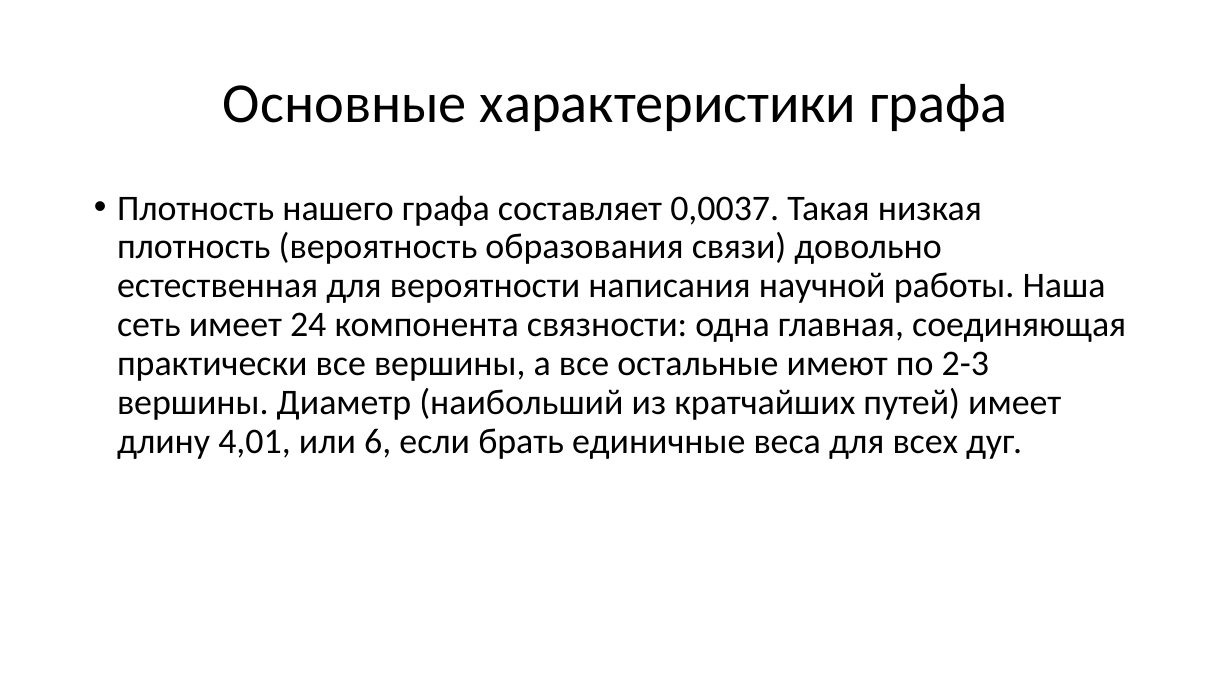
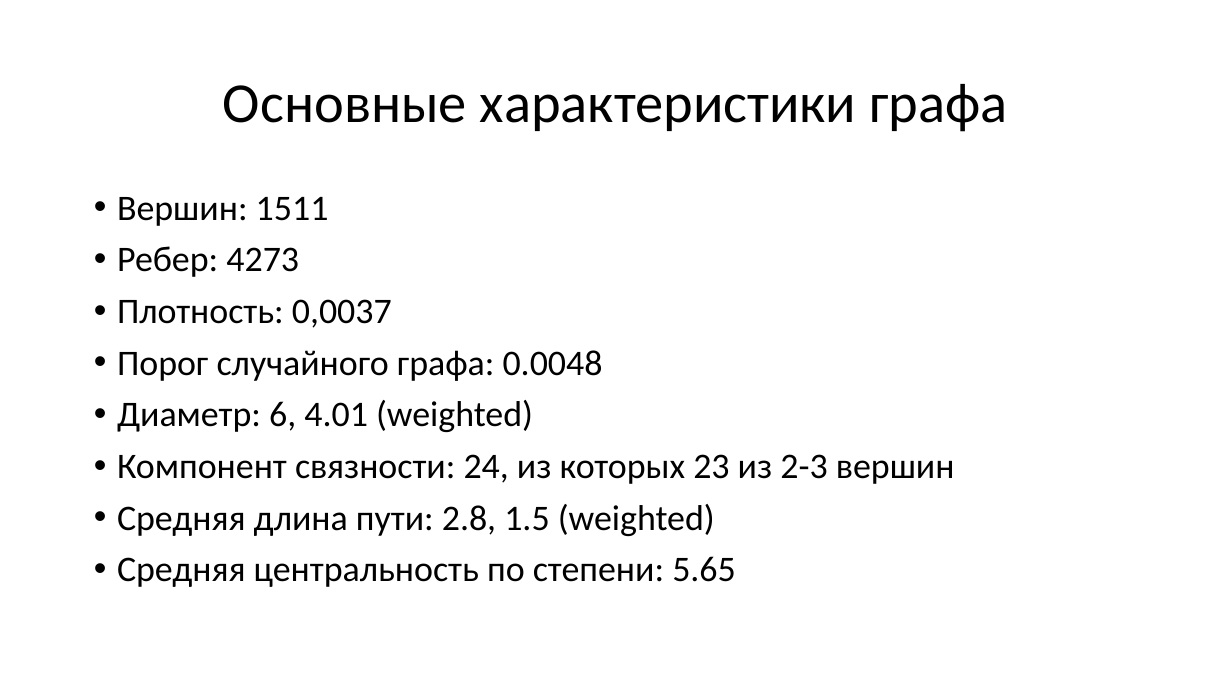
Before and after one commit to justniks/RProjects_EF, a slide deck: slide 5 of Networks/Issledovanie_nauchnogo_sotrudnichestva_v_Novoy_Zelandii.pptx (slide 6 before the commit). Drawn at 1232x693 pixels with LibreOffice and Linux fonts; fonts in the diff are those of the drawing. Boxes give left, top, right and bottom in pixels: in the first picture for what was removed or moved away, otherwise in the second. Text is boxed around its words. In the diff, an @@ line names an element or a change of style, - is before the commit and + after.

```diff
--- a/Networks/Issledovanie_nauchnogo_sotrudnichestva_v_Novoy_Zelandii.pptx
+++ b/Networks/Issledovanie_nauchnogo_sotrudnichestva_v_Novoy_Zelandii.pptx
@@ text at bbox=[117, 197, 955, 587]: text changed @@
-• Плотность нашего графа составляет 0,0037. Такая низкая плотность (вероятность образования связи) довольно естественная для вероятности написания научной работы. Наша сеть имеет 24 компонента связности: одна главная, соединяющая практически все вершины, а все остальные имеют по 2-3 вершины. Диаметр (наибольший из кратчайших путей) имеет длину 4,01, или 6, если брать единичные веса для всех дуг.
+• Вершин: 1511
+• Ребер: 4273
+• Плотность: 0,0037
+• Порог случайного графа: 0.0048
+• Диаметр: 6, 4.01 (weighted)
+• Компонент связности: 24, из которых 23 из 2-3 вершин
+• Средняя длина пути: 2.8, 1.5 (weighted)
+• Средняя центральность по степени: 5.65
```
Also in this commit, not shown: 7 other slides changed, 1 slide removed, 1 other file.
